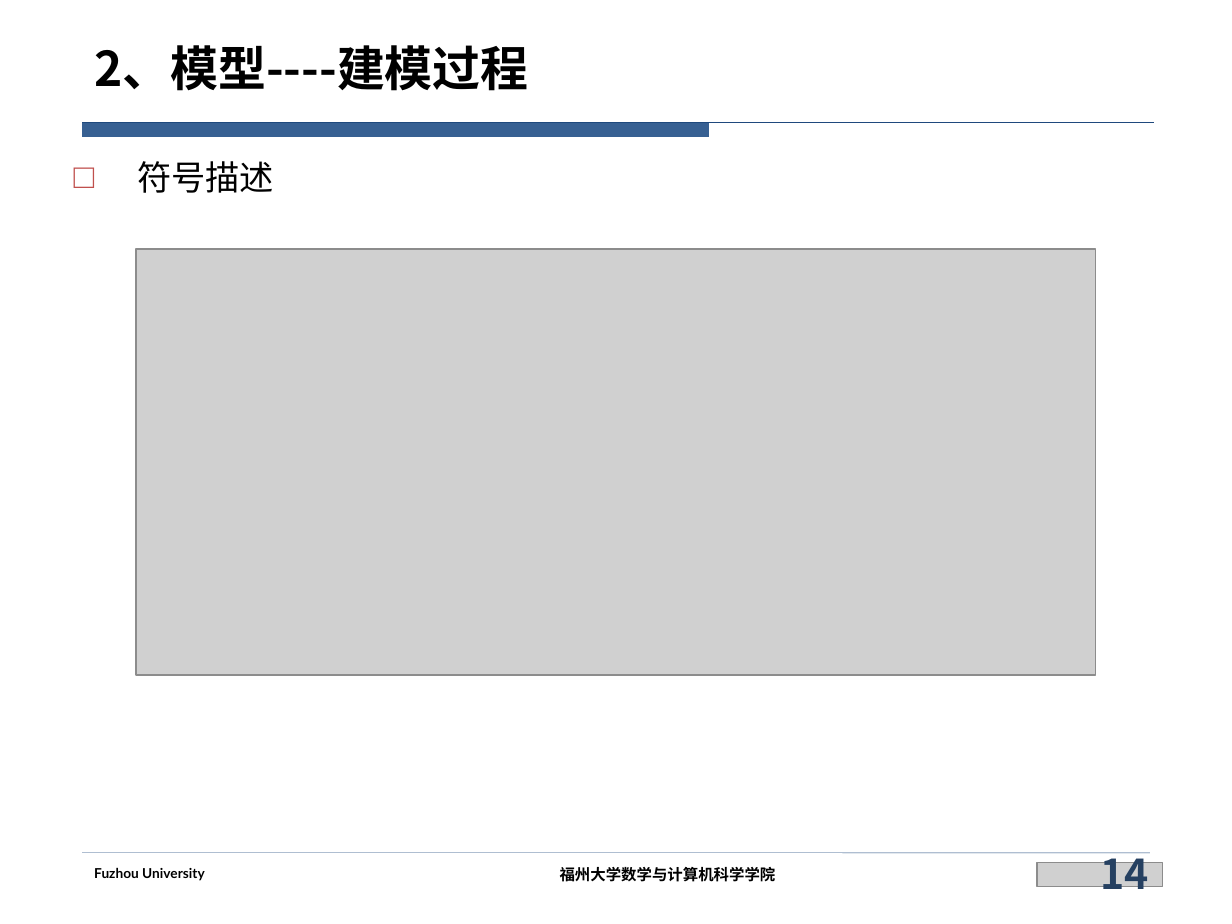
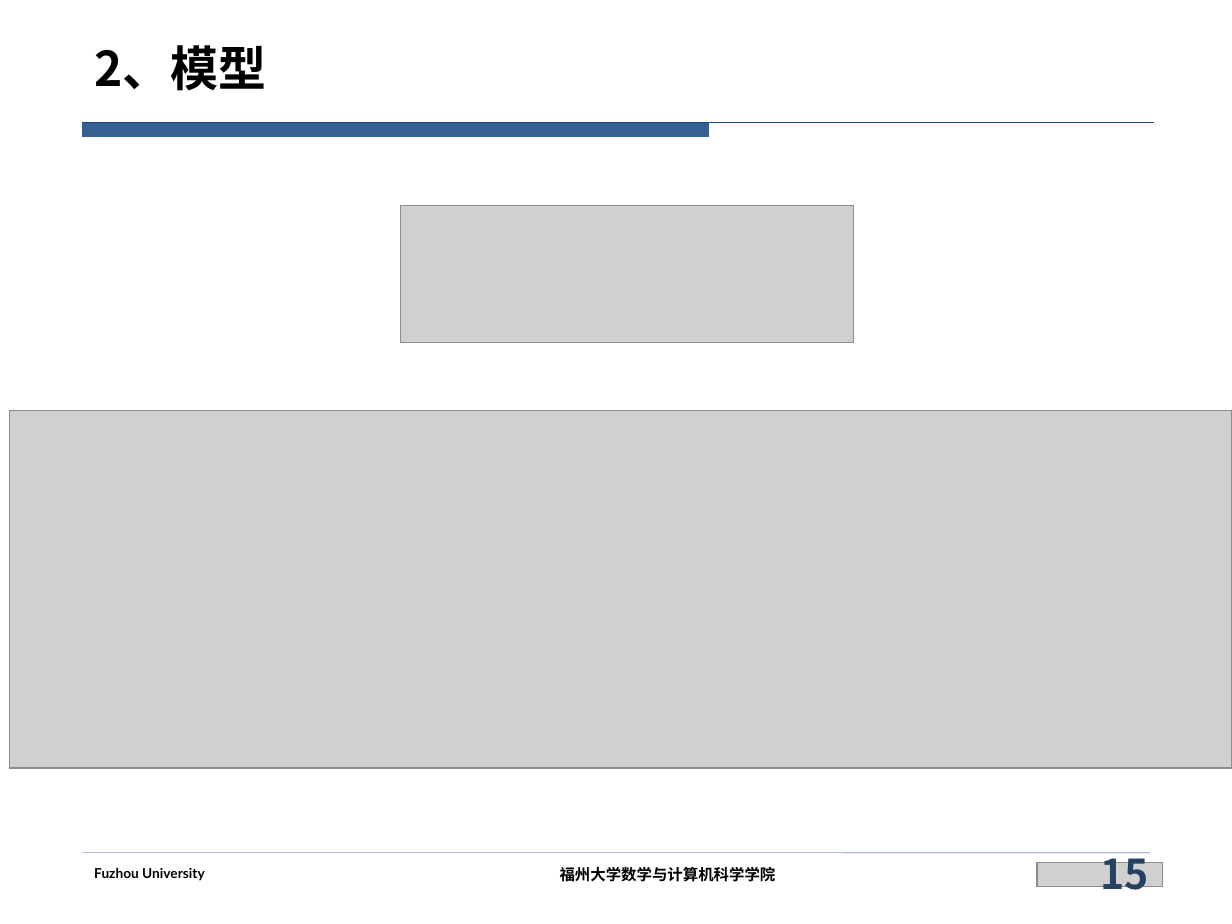
Before and after one commit to siberia0015/Paper-Report, a slide deck: slide 15 of 实验室/DualTKB（未完成）/DualTKB.pptx (slide 14 before the commit). Drawn at 1232x924 pixels with LibreOffice and Linux fonts; fonts in the diff are those of the drawing; grey boxes stand for pictures; background and template pictures are left out. Boxes give left, top, right and bottom in pixels: in the first picture for what was removed or moved away, otherwise in the second. Text is boxed around its words. In the diff, an @@ line names an element or a change of style, - is before the commit and + after.

```diff
--- a/实验室/DualTKB（未完成）/DualTKB.pptx
+++ b/实验室/DualTKB（未完成）/DualTKB.pptx
@@ title at box(94, 45, 266, 91): text changed @@
-2、模型----建模过程
+2、模型
@@ text removed at box(137, 161, 274, 193) @@
-□ 符号描述
@@ picture added at box(400, 206, 854, 342) @@
@@ picture removed at box(136, 249, 1095, 675) @@
@@ picture added at box(10, 410, 1232, 768) @@
@@ page number at box(1100, 846, 1148, 899): text changed @@
-14
+15
```
Also in this commit, not shown: 17 other slides changed, 8 slides added, 9 slides removed.
